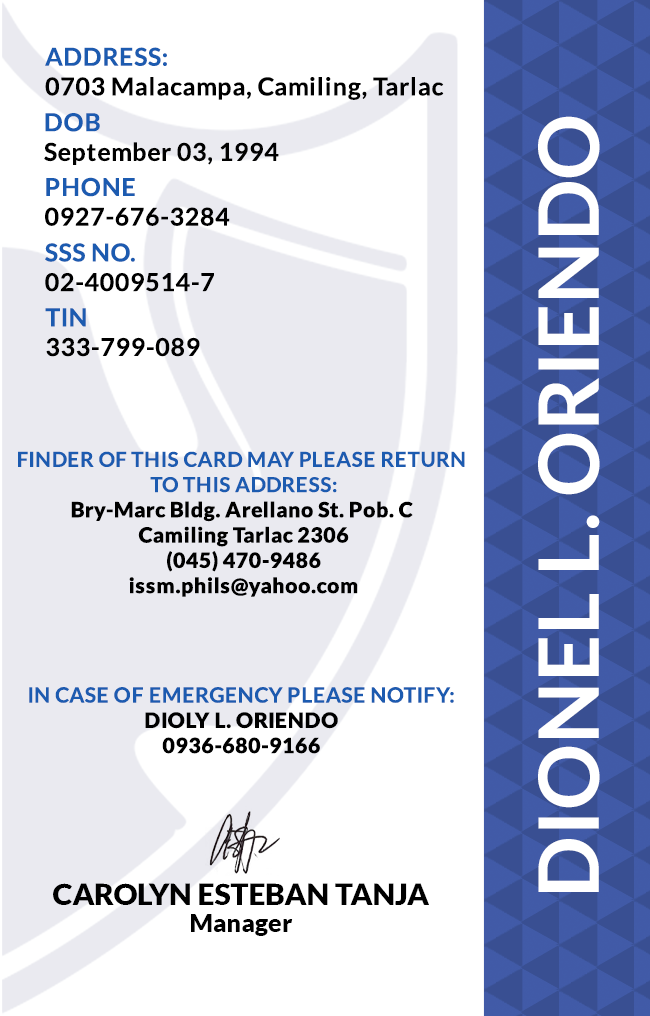
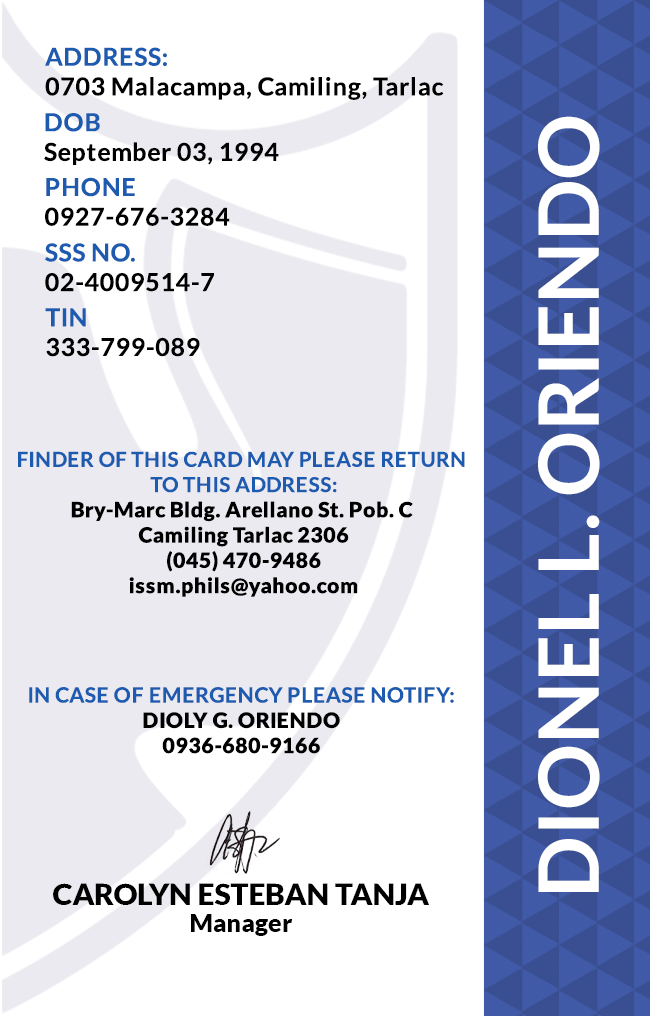
Layer changes from the first 650px x 1016px image to the second:
renamed "IN CASE OF EMERGENCY PLEASE NOTIFY: DIOLY L. ORIENDO 0936-680-9" to "IN CASE OF EMERGENCY PLEASE NOTIFY: DIOLY G. ORIENDO 0936-680-9", painted on it over [143, 712, 340, 729]
